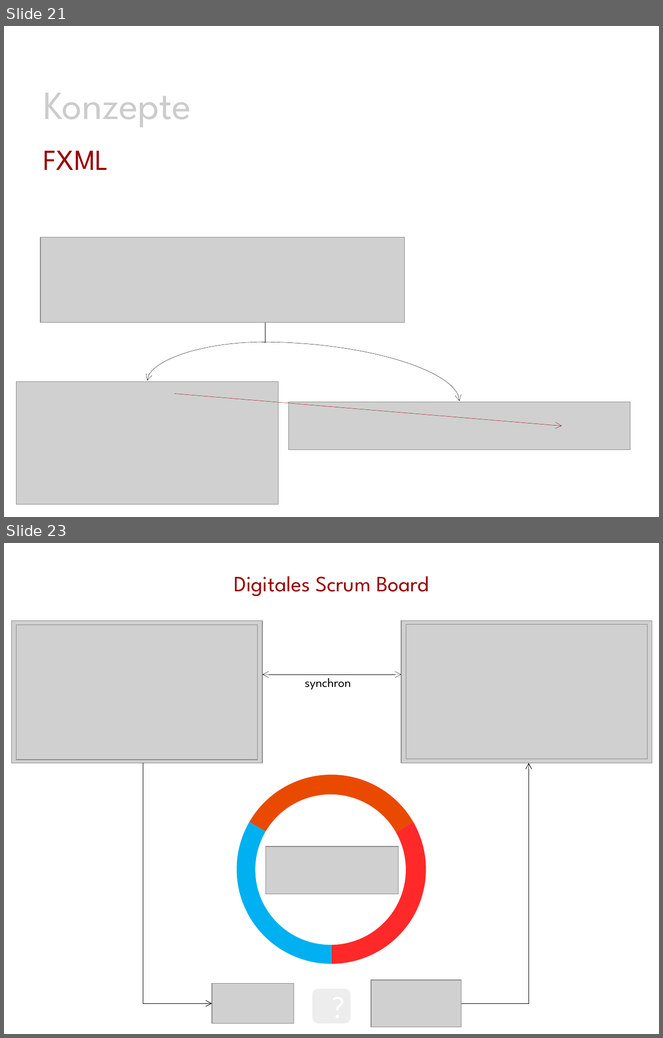
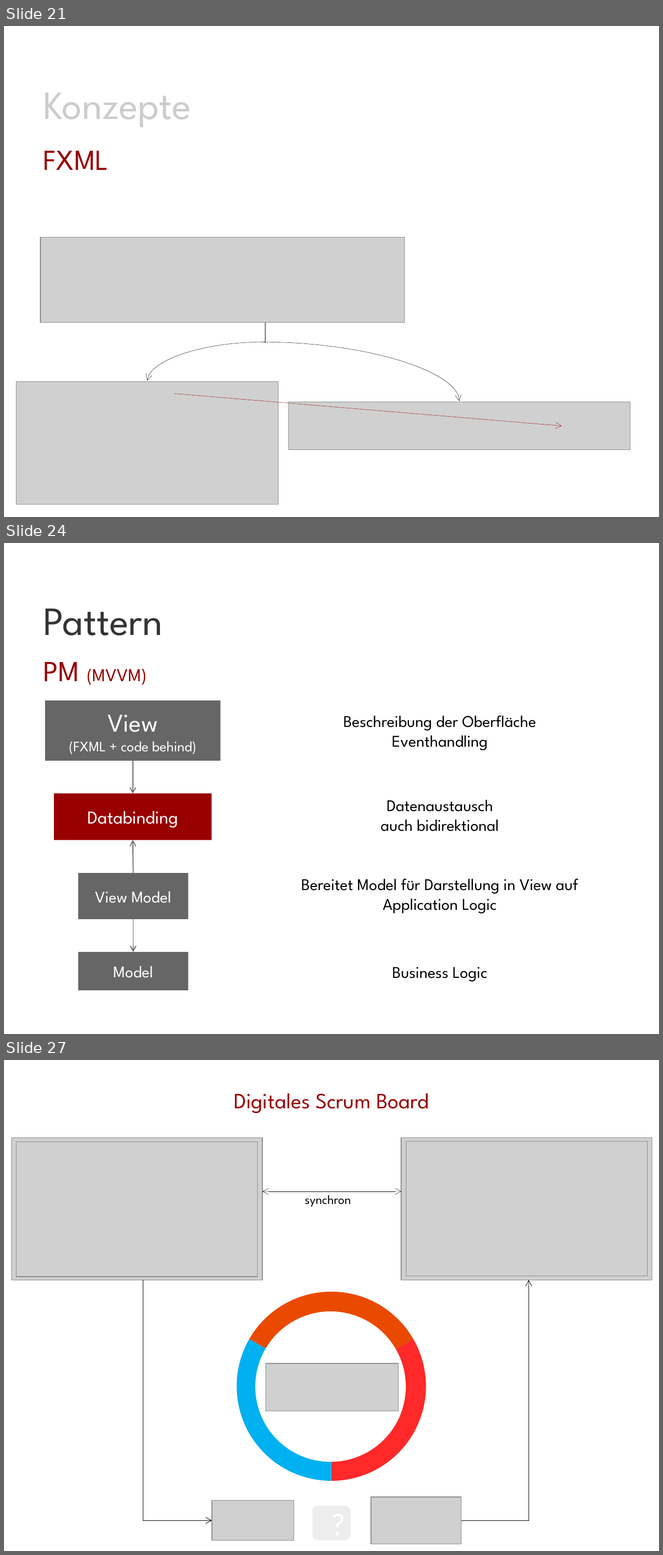
Before and after one commit to Morkunas/jfxusergroup, a slide deck: JavaFX-UserGroup.pptx. Shown one above the other, each under a label of ours: slides 21 and 23 before the commit, slides 21, 24 and 27 after it; the slides between them are not shown. The pictures are 663x1038 and 663x1555 pixels, drawn with LibreOffice and Linux fonts; fonts in the diff are those of the drawing; grey boxes stand for pictures; background and template pictures are left out. Boxes give left, top, right and bottom in pixels: in the first picture for what was removed or moved away, otherwise in the second. Text is boxed around its words. In the diff, an @@ line names an element or a change of style, - is before the commit and + after.

```diff
--- a/JavaFX-UserGroup.pptx
+++ b/JavaFX-UserGroup.pptx
@@ slide 24 added at <box>4,543,659,1034</box>, background #FFFFFF @@
@@ text added at <box>44,609,163,636</box>, 44 pt, text #333333 @@
+Pattern
@@ text added at <box>44,662,147,685</box>, 20 pt, text #990000 @@
+PM (MVVM)
@@ text added at <box>344,716,536,750</box>, 18 pt, text #000000 @@
+Beschreibung der Oberfläche
+Eventhandling
@@ text added at <box>381,800,499,832</box>, 18 pt, text #000000 @@
+Datenaustausch
+auch bidirektional
@@ text added at <box>301,879,579,914</box>, 18 pt, text #000000 @@
+Bereitet Model für Darstellung in View auf
+Application Logic
@@ group added at <box>45,701,221,991</box>: 4 rectangles, 3 arrows @@
+View
+(FXML + code behind)
+Databinding
+View Model
+Model
@@ text added at <box>392,967,488,982</box>, 18 pt, text #000000 @@
+Business Logic
@@ what was slide 23 is now slide 27 @@
```
Also in this commit, not shown: 2 slides changed, 5 other slides added, 2 slides removed.
